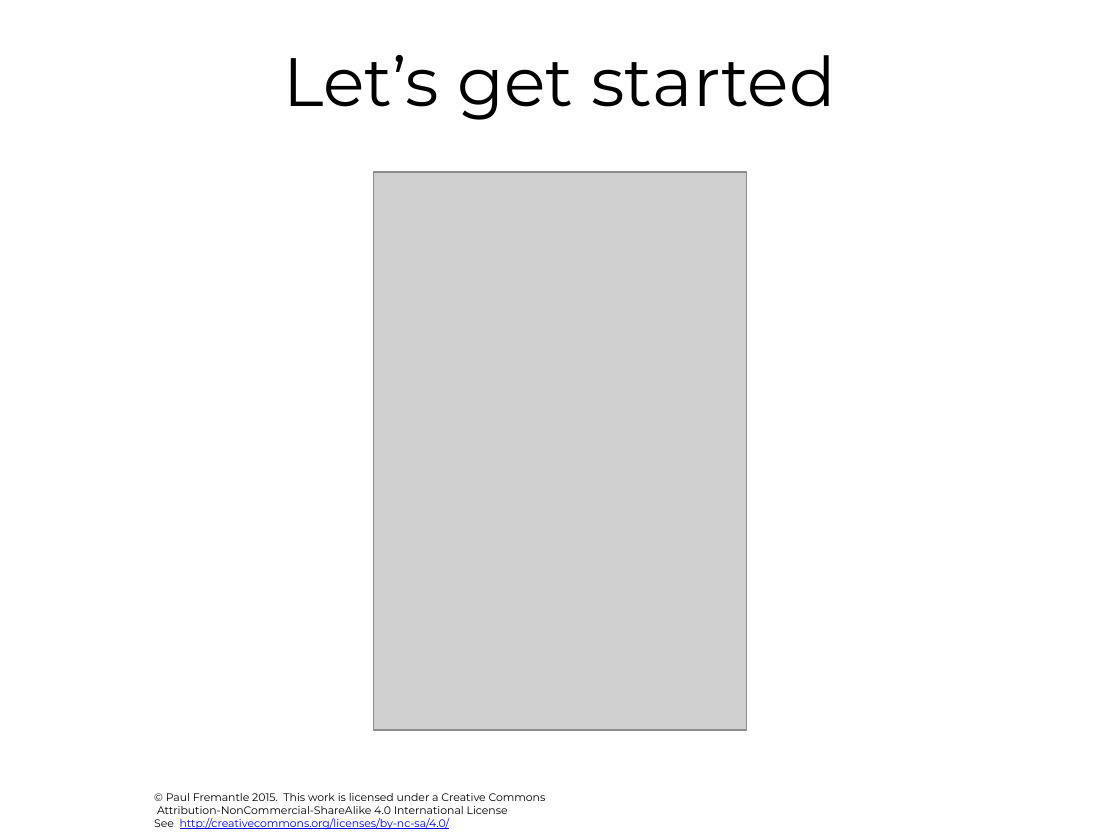
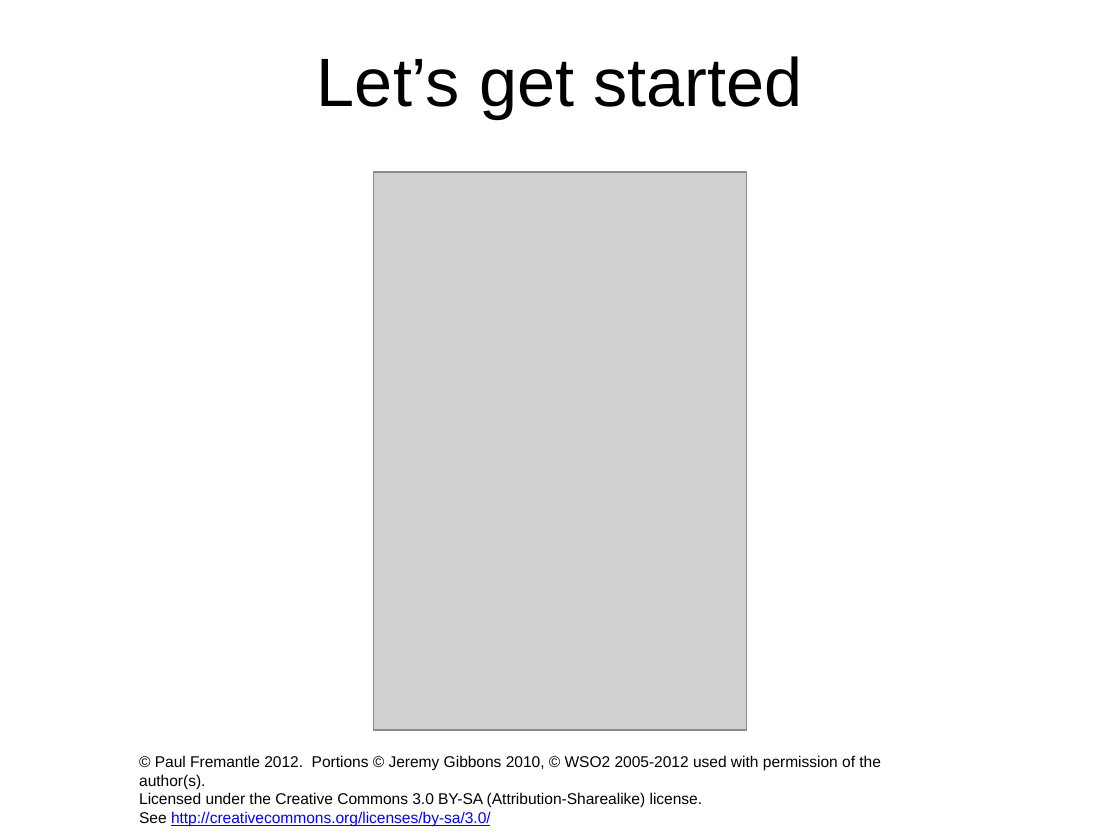
Before and after one commit to pzfreo/ox-soa, a slide deck: slide 16 of presentation-source/00-intro.pptx (slide 17 before the commit). Drawn at 1120x840 pixels with LibreOffice and Linux fonts; fonts in the diff are those of the drawing; grey boxes stand for pictures; background and template pictures are left out. Boxes give left, top, right and bottom in pixels: in the first picture for what was removed or moved away, otherwise in the second. Text is boxed around its words. In the diff, an @@ line names an element or a change of style, - is before the commit and + after.

```diff
--- a/presentation-source/00-intro.pptx
+++ b/presentation-source/00-intro.pptx
@@ title "Let’s get started" at <box>317,56,802,118</box>: font Montserrat to Arial @@
@@ text at <box>139,755,881,826</box>: text changed; size 7 to 10 pt; font Montserrat to Arial @@
-© Paul Fremantle 2015. This work is licensed under a Creative Commons
-Attribution-NonCommercial-ShareAlike 4.0 International License
-See http://creativecommons.org/licenses/by-nc-sa/4.0/
+© Paul Fremantle 2012. Portions © Jeremy Gibbons 2010, © WSO2 2005-2012 used with permission of the author(s).
+Licensed under the Creative Commons 3.0 BY-SA (Attribution-Sharealike) license.
+See http://creativecommons.org/licenses/by-sa/3.0/
```
Also in this commit, not shown: 7 other slides changed, 8 slides added, 9 slides removed, 32 other files.
